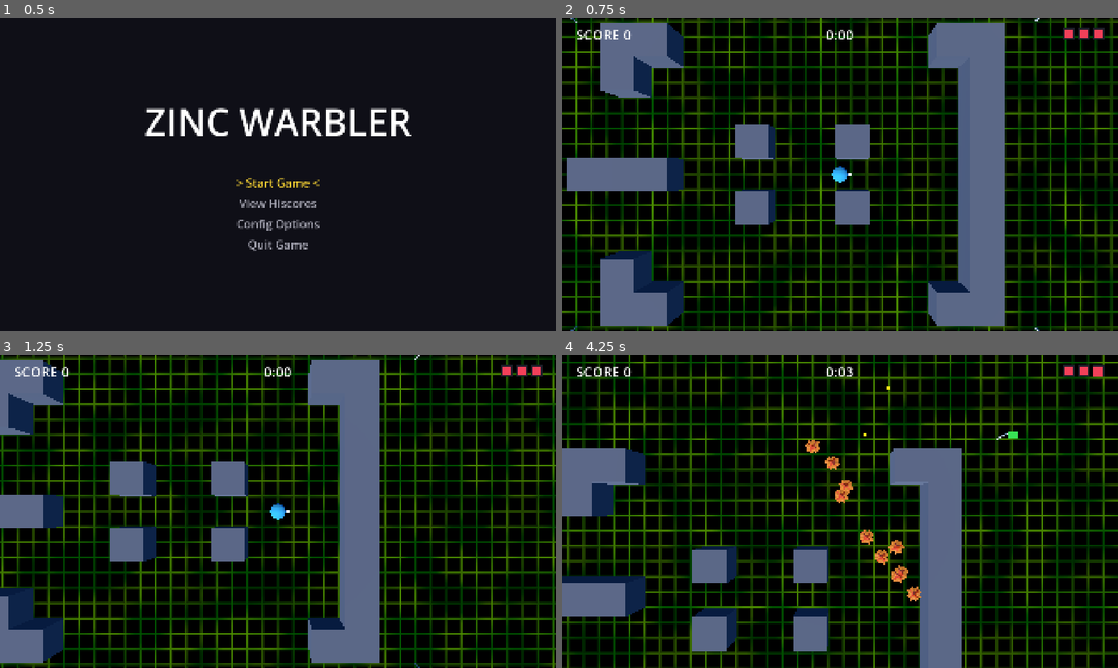
Above: before the commit, frames 1-4 (two rows, left to right).
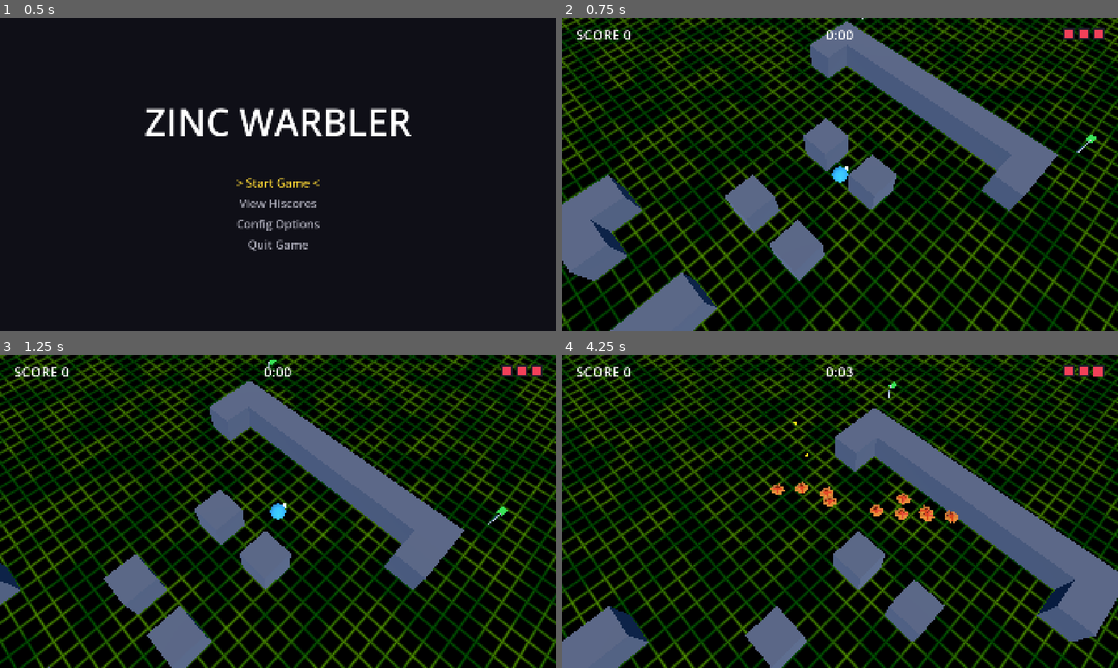
Above: after the commit, the same moments.

Repository: zoanthrope67/ZincWarbler
Game: Godot game, scene res://scn/bootstrap.tscn
Same seed, same stepped clock (60 frames per second), same inputs: the game is played once before the commit and once after it.
Inputs (mouse positions are in pixels of both pictures, inside the frame that each line leads up to):
- Up to frame 1 (0.5 s): no input
- Up to frame 2 (0.75 s): tap Enter at 0.5 s; move the mouse to (962, 158) at 0.52 s; hold Right (move_right) from 0.53 s (still down); hold Z (confirm) from 0.53 s (still down); click (962, 158) at 0.67 s
- Up to frame 3 (1.25 s): keep holding Right (move_right); keep holding Z (confirm)
- Up to frame 4 (4.25 s): move the mouse to (728, 527) at 1.27 s; release Right (move_right) at 1.28 s; release Z (confirm) at 1.28 s; hold X (back) 1.28-2.03 s; tap Z (confirm) at 1.35, 2.85 s; move the mouse to (895, 442) at 2.02 s; hold Right (move_right) 2.03-2.78 s; hold Z (confirm) 2.03-2.78 s; move the mouse to (812, 574) at 2.77 s; hold Up (move_up) 2.78-3.53 s; click (812, 574) at 2.92 s; move the mouse to (1006, 558) at 3.52 s; hold Left (move_left) from 3.53 s (still down); hold Z (confirm) from 3.53 s (still down)

Frame 1 is identical in both runs. In frame 2, 64% of the frame differs, in the area x 0-100%, y 0-100%; in frame 3, 64%; in frame 4, 64%.

Commit message:
Experimental camera

Diff:
--- a/src/scn/in_game.tscn
+++ b/src/scn/in_game.tscn
@@ -38,6 +38,8 @@
 current = true
 far = 200.0
 script = ExtResource("4_ccgki")
+tilt_degrees = 30.0
+turn_degrees = -45.0
 
 [node name="HUD" parent="." unique_id=973611704 instance=ExtResource("11_hud")]
 
--- a/src/scripts/game/follow_camera.gd
+++ b/src/scripts/game/follow_camera.gd
@@ -1,27 +1,52 @@
 class_name FollowCamera
 extends Camera3D
-## Perspective camera looking straight down, centred on a target (the player).
+## Perspective camera looking down at a target (the player), keeping it in the
+## middle of the screen.
 ##
-## The camera height is worked out so that exactly `view_height_meters` of the
-## gameplay plane fit from the top of the screen to the bottom. Wider screens
-## see more to the sides; the vertical view is always the same.
+## The camera's distance from the target is worked out so that, when looking
+## straight down, exactly `view_height_meters` of the gameplay plane fit from
+## the top of the screen to the bottom. Wider screens see more to the sides; the
+## vertical view is always the same.
 ## It is allowed to show beyond the edge of the arena (docs/SPEC.md, Camera).
+##
+## `tilt_degrees` leans the camera back towards the bottom of the screen, so the
+## arena is seen at an angle. `turn_degrees` then swings the camera around the
+## target (like walking around it). The camera always stays the same distance
+## from the target, so the player stays in the middle and the same size on screen.
+##
+## With `turn_degrees` at 0, -Z is towards the top of the screen and the
+## controls match the screen. Any other turn rotates the arena on screen but NOT
+## the controls (Up still moves the player along -Z), so they will feel rotated.
+##
+## The settings are read every physics frame, so they can be changed in the
+## remote Inspector while the game is running.
 
-## Meters of the gameplay plane visible from the top to the bottom of the screen.
+## Meters of the gameplay plane visible from the top to the bottom of the screen
+## when the camera looks straight down. With a tilt, the top of the screen
+## shows more than this and the bottom less.
 @export var view_height_meters := 40.0
 ## Vertical field of view in degrees. Lower values look flatter (less
-## perspective) and put the camera higher up.
+## perspective) and put the camera further away.
 @export_range(10.0, 120.0) var field_of_view_degrees := 50.0
+## How far the camera leans back from straight down, in degrees.
+## 0 = straight down (docs/SPEC.md). Higher values show the arena more from
+## the side. Above about 40 the top of the screen can reach past the camera's
+## Far distance (Camera node, Far, 200 m) and the floor will be cut off.
+@export_range(0.0, 80.0) var tilt_degrees := 0.0
+## How far the camera swings around the target, in degrees. 0 = from the
+## bottom of the screen (-Z at the top). Positive values swing it anticlockwise
+## seen from above, so the arena turns clockwise on screen: at 90 the arena's
+## right side (+X) is at the bottom of the screen. The controls do not turn
+## with it.
+@export_range(-180.0, 180.0) var turn_degrees := 0.0
 
 ## The node to follow. Set by the In Game scene.
 var target: Node3D = null
 
 
 func _ready() -> void:
-	# Look straight down, with -Z at the top of the screen.
-	rotation_degrees = Vector3(-90.0, 0.0, 0.0)
 	keep_aspect = Camera3D.KEEP_HEIGHT
-	fov = field_of_view_degrees
+	_apply_angle_and_fov()
 	# Follow after the player has moved this physics frame.
 	process_physics_priority = 10
 
@@ -36,14 +61,28 @@
 	reset_physics_interpolation()
 
 
-## Height above the gameplay plane needed to show `view_height_meters`.
-func get_height_above_plane() -> float:
+## Distance from the camera to the target that shows `view_height_meters`
+## when looking straight down.
+func get_distance_to_target() -> float:
 	return (view_height_meters * 0.5) / tan(deg_to_rad(fov) * 0.5)
+
+
+# Points the camera: straight down (-90 degrees around X) leaned back by
+# `tilt_degrees`, then swung around the vertical (Y) axis by `turn_degrees`.
+# (Godot applies the Y rotation first, then X, so the turn is always around
+# the vertical axis whatever the tilt.)
+func _apply_angle_and_fov() -> void:
+	fov = field_of_view_degrees
+	rotation_degrees = Vector3(-90.0 + tilt_degrees, turn_degrees, 0.0)
 
 
 func _follow() -> void:
 	if target == null or not is_instance_valid(target):
 		return
-	fov = field_of_view_degrees
+	_apply_angle_and_fov()
+	# The point on the gameplay plane the camera looks at: under the target.
 	var point := target.global_position
-	global_position = Vector3(point.x, Gameplay.PLANE_HEIGHT + get_height_above_plane(), point.z)
+	var look_at_point := Vector3(point.x, Gameplay.PLANE_HEIGHT, point.z)
+	# basis.z points backwards out of the camera, so stepping along it from the
+	# look-at point puts the camera where it looks straight at that point.
+	global_position = look_at_point + global_basis.z * get_distance_to_target()
Not shown, changed: docs/DESIGNER_GUIDE.md
